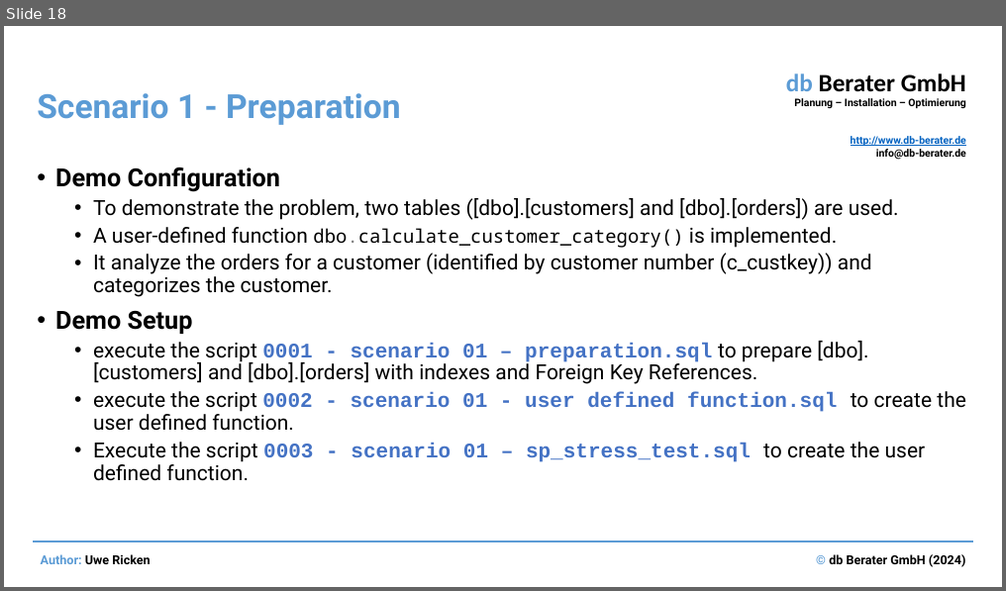
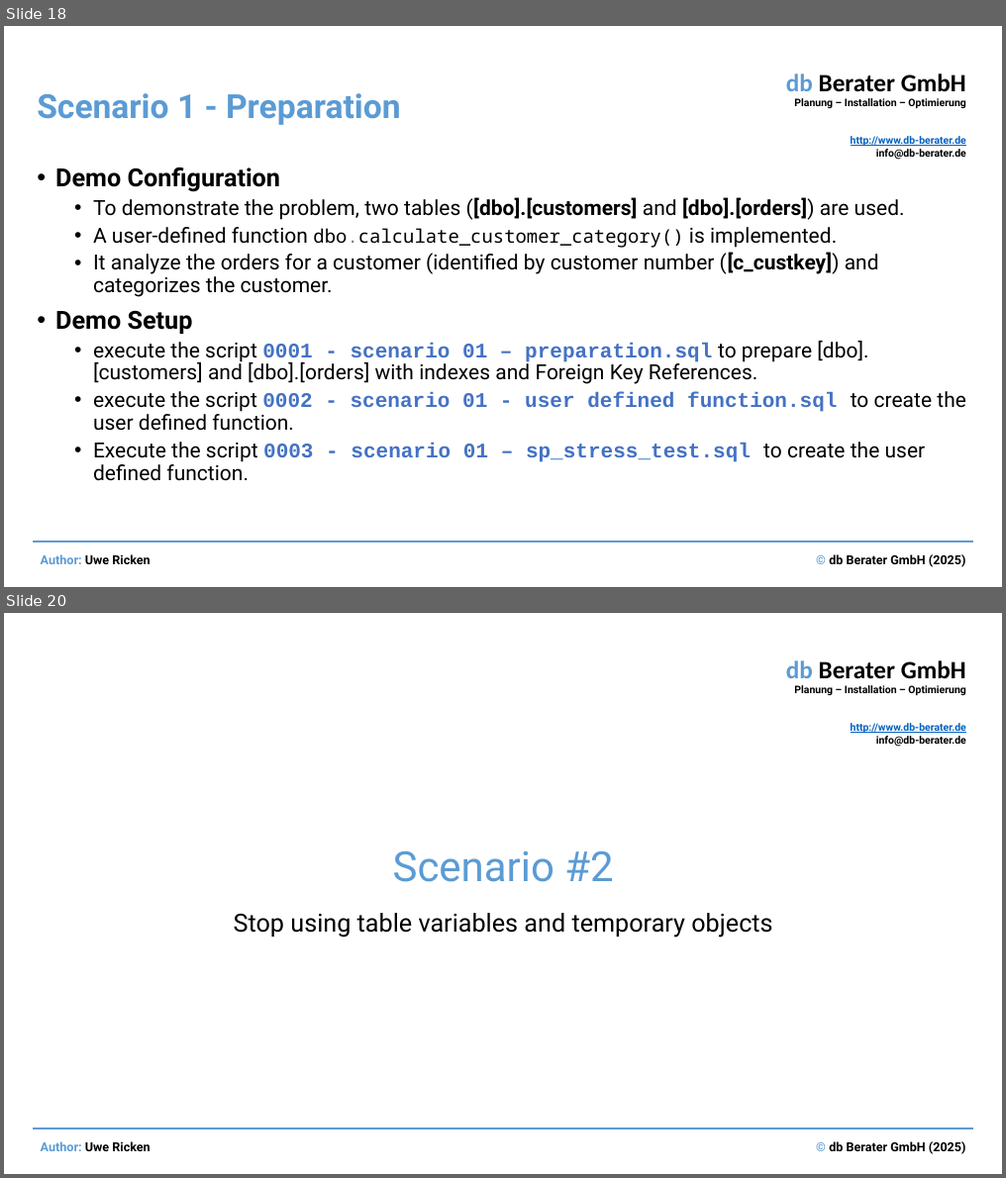
Before and after one commit to uricken1964/Workshop---Making-Bad-Codes-Better, a slide deck: Preparation and Documents/Performance optimization by identifying and correcting bad SQL code.pptx. Shown one above the other, each under a label of ours: slide 18 before the commit, slides 18 and 20 after it; the slides between them are not shown. The pictures are 1006x591 and 1006x1178 pixels, drawn with LibreOffice and Linux fonts; fonts in the diff are those of the drawing. Boxes give left, top, right and bottom in pixels: in the first picture for what was removed or moved away, otherwise in the second. Text is boxed around its words. In the diff, an @@ line names an element or a change of style, - is before the commit and + after.

```diff
--- a/Preparation and Documents/Performance optimization by identifying and correcting bad SQL code.pptx
+++ b/Preparation and Documents/Performance optimization by identifying and correcting bad SQL code.pptx
@@ slide 20 added at (x1=4, y1=613, x2=1002, y2=1174), background #FFFFFF; not listed: 4 template elements that a slide beside it also shows @@
@@ title added at (x1=393, y1=852, x2=613, y2=882), 40 pt, text #5B9BD5 @@
+Scenario #2
@@ subtitle added at (x1=234, y1=913, x2=772, y2=938), 24 pt, text #000000 @@
+Stop using table variables and temporary objects
@@ slide 18 changed as well @@
@@ text at (x1=93, y1=197, x2=905, y2=220): bold on in "([dbo].[customers] [dbo].[orders])" @@
@@ text at (x1=93, y1=252, x2=879, y2=297): text changed @@
-  • It analyze the orders for a customer (identified by customer number (c_custkey)) and categorizes the customer.
+  • It analyze the orders for a customer (identified by customer number ([c_custkey]) and categorizes the customer.
@@ text at (x1=829, y1=555, x2=966, y2=568): text changed @@
-© db Berater GmbH (2024)
+© db Berater GmbH (2025)
```
Also in this commit, not shown: 18 other slides changed, 1 other slide added, 1 slide removed, 18 other files.
